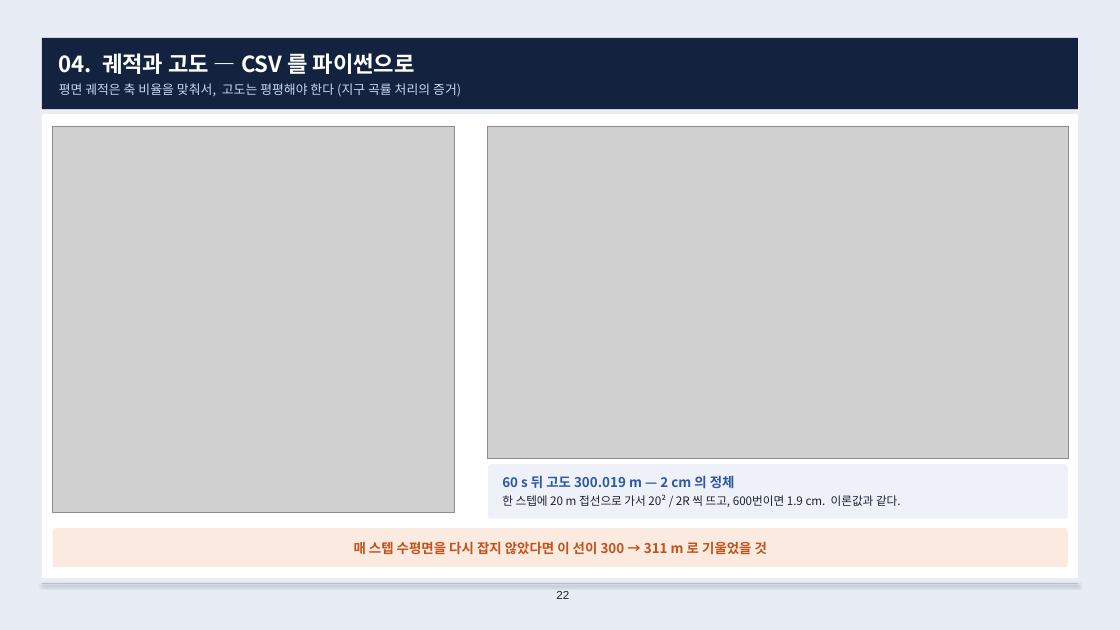
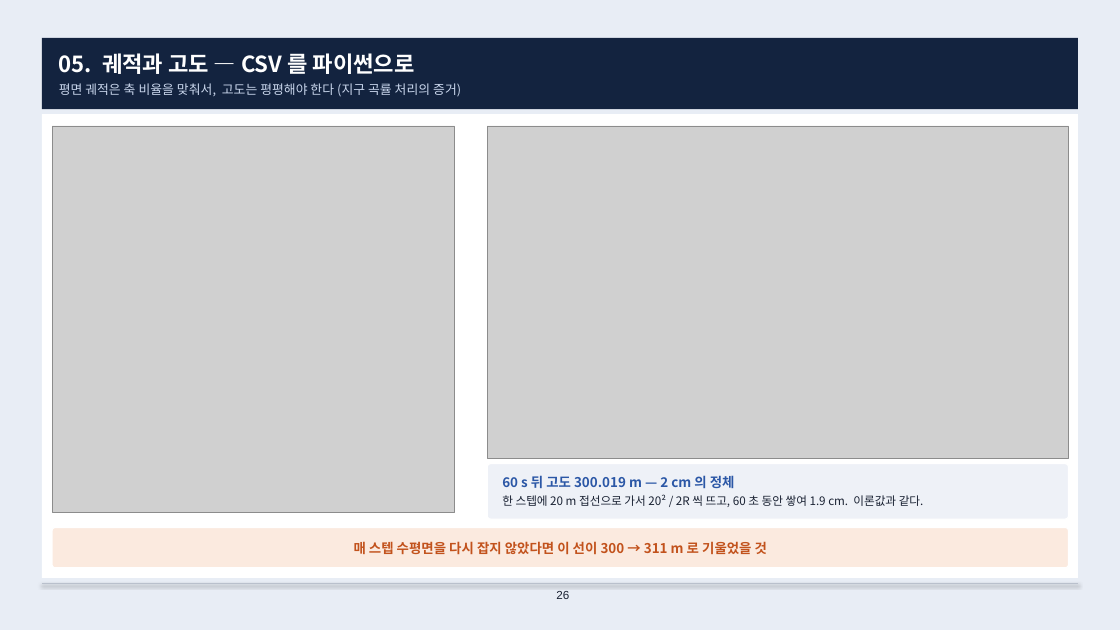
Before and after one commit to harley-hwan/radar-sw-study, a slide deck: slide 26 of Part3_TargetSim/ref/산출물/Chapter3_target_simulation.pptx (slide 22 before the commit). Drawn at 1120x630 pixels with LibreOffice and Linux fonts; fonts in the diff are those of the drawing; grey boxes stand for pictures. Boxes give left, top, right and bottom in pixels: in the first picture for what was removed or moved away, otherwise in the second. Text is boxed around its words. In the diff, an @@ line names an element or a change of style, - is before the commit and + after.

```diff
--- a/Part3_TargetSim/ref/산출물/Chapter3_target_simulation.pptx
+++ b/Part3_TargetSim/ref/산출물/Chapter3_target_simulation.pptx
@@ text at <box>59,50,415,78</box>: text changed @@
-04. 궤적과 고도 — CSV 를 파이썬으로
+05. 궤적과 고도 — CSV 를 파이썬으로
@@ text at <box>502,494,924,507</box>: text changed @@
-한 스텝에 20 m 접선으로 가서 20² / 2R 씩 뜨고, 600번이면 1.9 cm. 이론값과 같다.
+한 스텝에 20 m 접선으로 가서 20² / 2R 씩 뜨고, 60 초 동안 쌓여 1.9 cm. 이론값과 같다.
@@ page number at <box>556,591,569,599</box>: text changed @@
-22
+26
```
Also in this commit, not shown: 19 other slides changed, 9 slides added, 7 slides removed, 9 other files.
